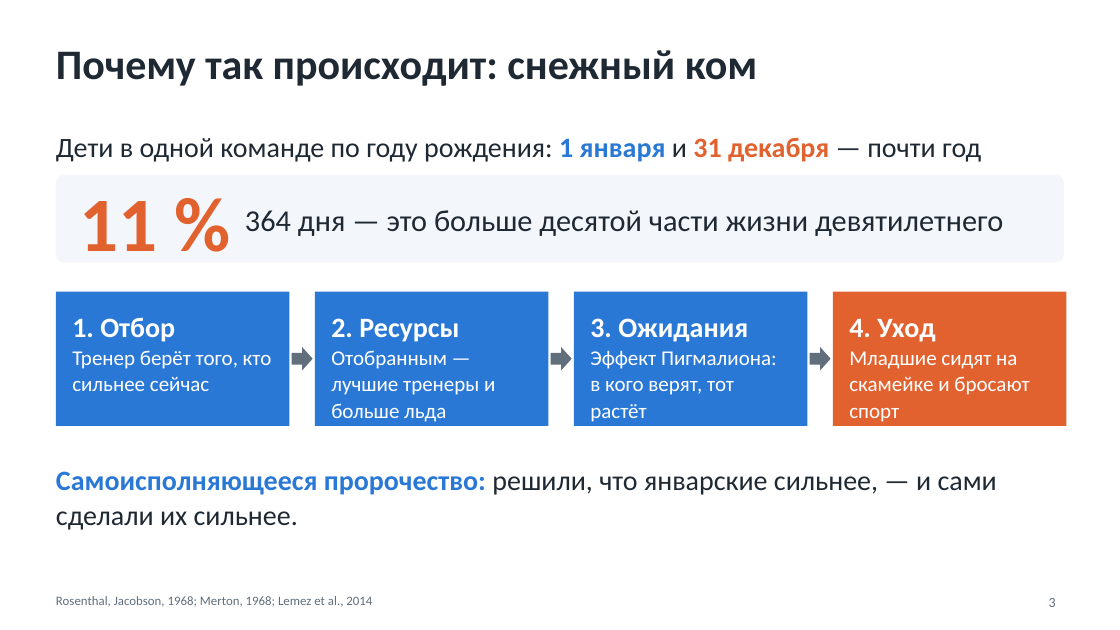
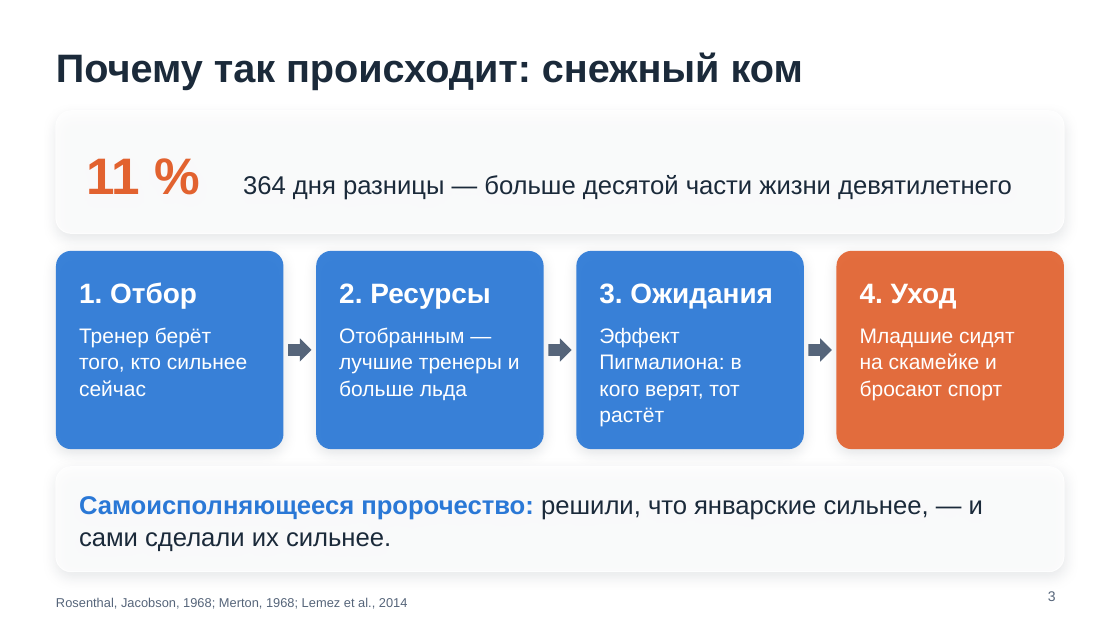
Before and after one commit to benji-hue/projecktmaxim, a slide deck: slide 3 of presentation-simple.pptx. Drawn at 1120x630 pixels with LibreOffice and Linux fonts; fonts in the diff are those of the drawing; background and template pictures are left out. Boxes give left, top, right and bottom in pixels: in the first picture for what was removed or moved away, otherwise in the second. Text is boxed around its words. In the diff, an @@ line names an element or a change of style, - is before the commit and + after.

```diff
--- a/presentation-simple.pptx
+++ b/presentation-simple.pptx
@@ title "Почему так происходит: снежный ком" at (56, 52, 803, 90): size 36 to 34 pt, font Calibri to Arial, text colour #1F2933 to #1B2A3A; vertical alignment top to middle @@
@@ rounded rectangle "11 % 364 дня разницы ...": place and size @@
-rounded rectangle "11 % 364 дня разницы ..." at (245, 210, 1003, 236)
+rounded rectangle "11 % 364 дня разницы ..." at (56, 111, 1065, 234)
@@ rounded rectangle "11 % 364 дня разницы ..." at (56, 111, 1065, 234): fill none to #FFFFFF at 78% opacity; outline none to #FFFFFF 1 pt; shadow on @@
@@ text removed at (56, 137, 981, 162) @@
-Дети в одной команде по году рождения: 1 января и 31 декабря — почти год разницы.
@@ rounded rectangle removed at (56, 175, 1065, 262) @@
@@ text in rounded rectangle at (86, 158, 1012, 200): text changed; size 26 to 22 pt; font Calibri to Arial; text colour #1F2933 to #1B2A3A @@
-364 дня — это больше десятой части жизни девятилетнего
+11 % 364 дня разницы — больше десятой части жизни девятилетнего
@@ text removed at (79, 201, 157, 251) @@
-11 %
@@ font Calibri to Arial; rectangle to rounded rectangle; fill #2A78D6 to #2A78D6 at 92% opacity; shadow on in 3 elements at (576, 251, 804, 450), (316, 251, 544, 450), (56, 251, 284, 450) @@
@@ rounded rectangle "1. Отбор": place and size @@
-rounded rectangle "1. Отбор" at (56, 292, 290, 426)
+rounded rectangle "1. Отбор" at (56, 251, 284, 450)
@@ rounded rectangle "2. Ресурсы": place and size @@
-rounded rectangle "2. Ресурсы" at (315, 292, 549, 426)
+rounded rectangle "2. Ресурсы" at (316, 251, 544, 450)
@@ rounded rectangle "3. Ожидания": place and size @@
-rounded rectangle "3. Ожидания" at (574, 292, 807, 426)
+rounded rectangle "3. Ожидания" at (576, 251, 804, 450)
@@ rounded rectangle "4. Уход": place and size @@
-rounded rectangle "4. Уход" at (833, 292, 1067, 426)
+rounded rectangle "4. Уход" at (837, 251, 1065, 450)
@@ rounded rectangle "4. Уход" at (837, 251, 1065, 450): font Calibri to Arial; rectangle to rounded rectangle; fill #E2622F to #E2622F at 92% opacity; shadow on @@
@@ fill #616E7C to #56657A in 3 elements at (808, 339, 832, 362), (549, 339, 572, 362), (288, 339, 312, 362) @@
@@ right arrow: place and size @@
-right arrow at (292, 347, 313, 371)
+right arrow at (288, 339, 312, 362)
@@ right arrow: place and size @@
-right arrow at (551, 347, 572, 371)
+right arrow at (549, 339, 572, 362)
@@ right arrow: place and size @@
-right arrow at (810, 347, 831, 371)
+right arrow at (808, 339, 832, 362)
@@ rounded rectangle "Самоисполняющееся пророчество: решили, что январские ...": place and size @@
-rounded rectangle "Самоисполняющееся пророчество: решили, что январские ..." at (56, 471, 997, 530)
+rounded rectangle "Самоисполняющееся пророчество: решили, что январские ..." at (56, 467, 1065, 572)
@@ rounded rectangle "Самоисполняющееся пророчество: решили, что январские ..." at (56, 467, 1065, 572): size 24 to 22 pt, font Calibri to Arial; text colour #1F2933 to #1B2A3A in "решили, что январские сильнее, — и сами ..."; vertical alignment top to middle; fill none to #FFFFFF at 78% opacity; outline none to #FFFFFF 1 pt; shadow on @@
@@ text "Rosenthal, Jacobson, 1968; Merton, 1968; ..." at (56, 597, 408, 609): font Calibri to Arial, text colour #616E7C to #56657A @@
@@ page number at (1048, 591, 1056, 601): font Calibri to Arial, text colour #616E7C to #56657A @@
@@ page number: place and size @@
-page number at (1049, 598, 1056, 607)
+page number at (1048, 591, 1056, 601)
```
Also in this commit, not shown: 11 other slides changed, 5 other files.
